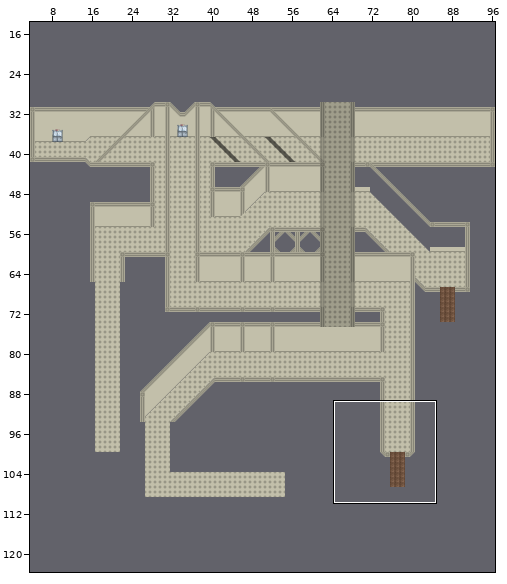
Tiled map (JSON), stored at assets/maps/dungeon_1_a.tmj. The first picture is a wide view before the edit; the outline marks the close-up.
Close-up. The starting point:
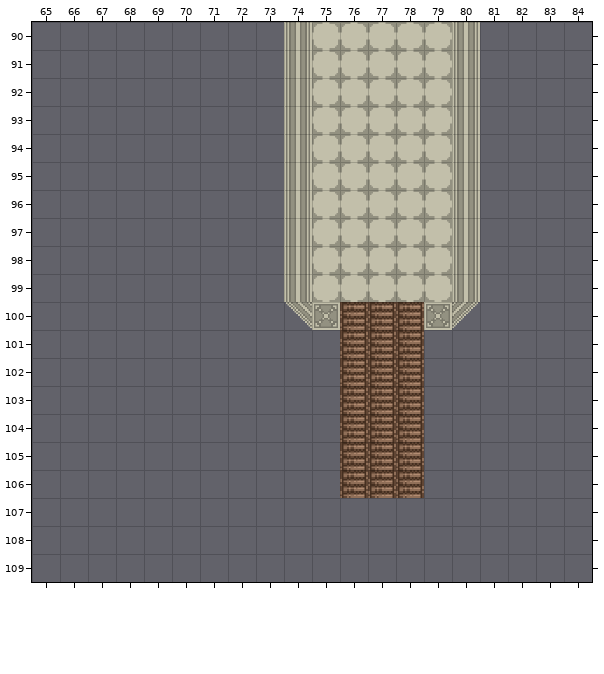
Cells are 32x32 px. Shown: x 65..84, y 90..109. The commit also changed other parts of the map, which this record leaves out. The old version is drawn lined up with the new one.
After the commit:
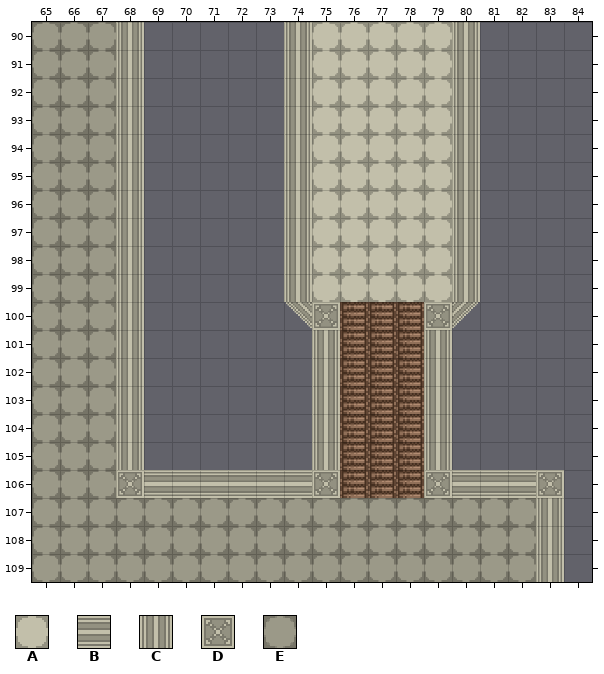
Key: from "school": A 4, B 178, C 207, D 236, E 669.
_ is an empty cell, . an unchanged one.
See-through tiles are keyed as they look on the map.
Difference:
map size 100x100 -> 100x150 cells (old content now starts at 0,30; both pictures use the new coordinates)
--- layer "壁"
@@ x 75..79 @@
-101 _..._
-102 _..._
-103 _..._
-104 _..._
-105 _..._
-106 _..._
+101 C...C
+102 C...C
+103 C...C
+104 C...C
+105 C...C
+106 D...D
--- layer "謎壁２"
@@ x 65..83 @@
- 90 ____...............
- 91 ____...............
- 92 ____...............
- 93 ____...............
- 94 ____...............
- 95 ____...............
- 96 ____...............
- 97 ____...............
- 98 ____...............
- 99 ____...............
-100 ____...............
-101 ____...............
-102 ____...............
-103 ____...............
-104 ____...............
-105 ____...............
-106 __________.....____
-107 ___________________
-108 ___________________
-109 ___________________
+ 90 AAAC...............
+ 91 AAAC...............
+ 92 AAAC...............
+ 93 AAAC...............
+ 94 AAAC...............
+ 95 AAAC...............
+ 96 AAAC...............
+ 97 AAAC...............
+ 98 AAAC...............
+ 99 AAAC...............
+100 AAAC...............
+101 AAAC...............
+102 AAAC...............
+103 AAAC...............
+104 AAAC...............
+105 AAAC...............
+106 AAADBBBBBB.....BBBD
+107 AAAAAAAAAAAAAAAAAAC
+108 AAAAAAAAAAAAAAAAAAC
+109 AAAAAAAAAAAAAAAAAAC
--- layer "半透明黒"
@@ x 65..82 @@
- 90 ___...............
- 91 ___...............
- 92 ___...............
- 93 ___...............
- 94 ___...............
- 95 ___...............
- 96 ___...............
- 97 ___...............
- 98 ___...............
- 99 ___...............
-100 ___...............
-101 ___...............
-102 ___...............
-103 ___...............
-104 ___...............
-105 ___...............
-106 ___...............
-107 __________________
-108 __________________
-109 __________________
+ 90 EEE...............
+ 91 EEE...............
+ 92 EEE...............
+ 93 EEE...............
+ 94 EEE...............
+ 95 EEE...............
+ 96 EEE...............
+ 97 EEE...............
+ 98 EEE...............
+ 99 EEE...............
+100 EEE...............
+101 EEE...............
+102 EEE...............
+103 EEE...............
+104 EEE...............
+105 EEE...............
+106 EEE...............
+107 EEEEEEEEEEEEEEEEEE
+108 EEEEEEEEEEEEEEEEEE
+109 EEEEEEEEEEEEEEEEEE
Where, in picture pixels (left, top, right, bottom), the same in both close-ups:
added: (32, 22, 564, 582)
